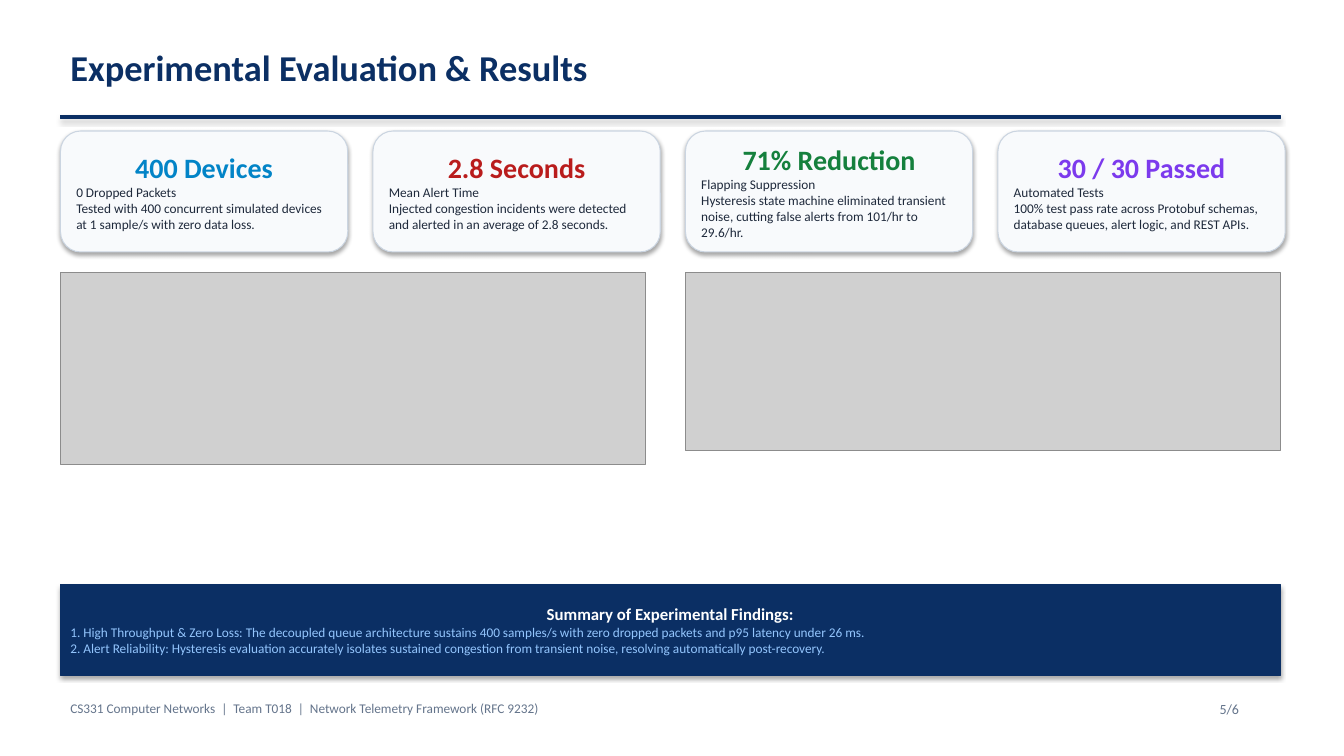
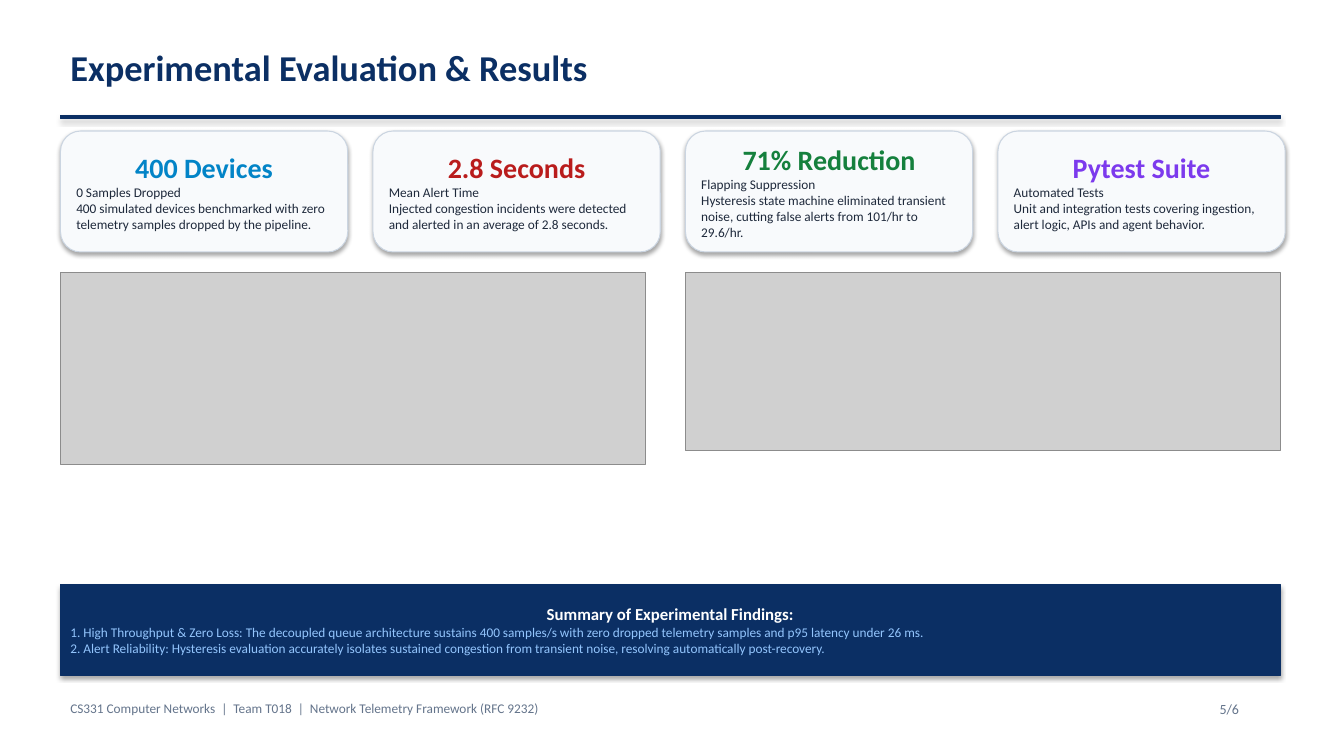
Before and after one commit to Rajkamal065/network-telemetry, a slide deck: slide 5 of ppt/Network_Telemetry_Presentation.pptx. Drawn at 1344x756 pixels with LibreOffice and Linux fonts; fonts in the diff are those of the drawing; grey boxes stand for pictures. Boxes give left, top, right and bottom in pixels: in the first picture for what was removed or moved away, otherwise in the second. Text is boxed around its words. In the diff, an @@ line names an element or a change of style, - is before the commit and + after.

Commit message:
Refine technical precision and audit claims across presentation slides

```diff
--- a/ppt/Network_Telemetry_Presentation.pptx
+++ b/ppt/Network_Telemetry_Presentation.pptx
@@ text in rounded rectangle at box(1014, 158, 1254, 232): text changed @@
-30 / 30 Passed
-Automated Tests
-100% test pass rate across Protobuf schemas, database queues, alert logic, and REST APIs.
+Pytest Suite
+Automated Tests
+Unit and integration tests covering ingestion, alert logic, APIs and agent behavior.
@@ text in rounded rectangle at box(76, 187, 325, 231): text changed @@
-0 Dropped Packets
-Tested with 400 concurrent simulated devices at 1 sample/s with zero data loss.
+0 Samples Dropped
+400 simulated devices benchmarked with zero telemetry samples dropped by the pipeline.
@@ text in rectangle at box(70, 628, 923, 655): text changed @@
-1. High Throughput & Zero Loss: The decoupled queue architecture sustains 400 samples/s with zero dropped packets and p95 latency under 26 ms.
-2. Alert Reliability: Hysteresis evaluation accurately isolates sustained congestion from transient noise, resolving automatically post-recovery.
+1. High Throughput & Zero Loss: The decoupled queue architecture sustains 400 samples/s with zero dropped telemetry samples and p95 latency under 26 ms.
+2. Alert Reliability: Hysteresis evaluation accurately isolates sustained congestion from transient noise, resolving automatically post-recovery.
```
Also in this commit, not shown: 3 other slides changed, 8 other files.
